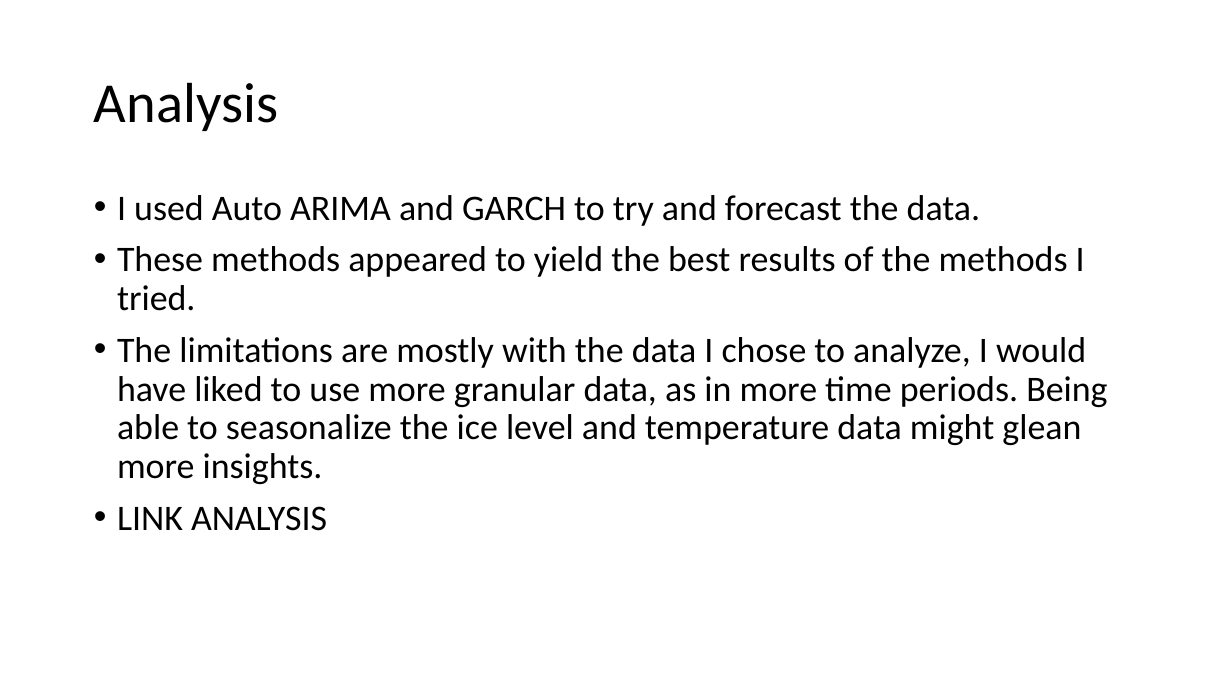
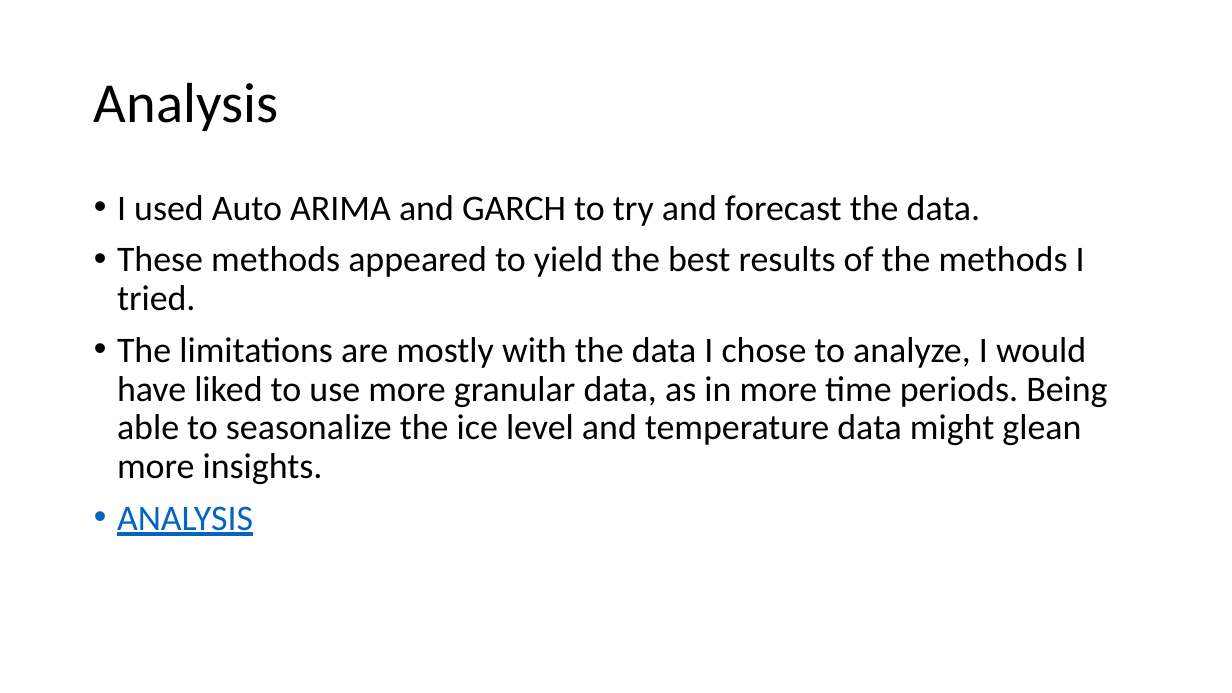
Before and after one commit to Clarkbar36/GDAT626_Final, a slide deck: slide 7 of Global Warming.pptx. Drawn at 1232x693 pixels with LibreOffice and Linux fonts; fonts in the diff are those of the drawing. Boxes give left, top, right and bottom in pixels: in the first picture for what was removed or moved away, otherwise in the second. Text is boxed around its words. In the diff, an @@ line names an element or a change of style, - is before the commit and + after.

```diff
--- a/Global Warming.pptx
+++ b/Global Warming.pptx
@@ text at <box>117,506,253,536</box>: text changed; text colour #000000 to #0563C1 @@
-• LINK ANALYSIS
+• ANALYSIS
```
Also in this commit, not shown: 1 other slide changed, 3 other files.
